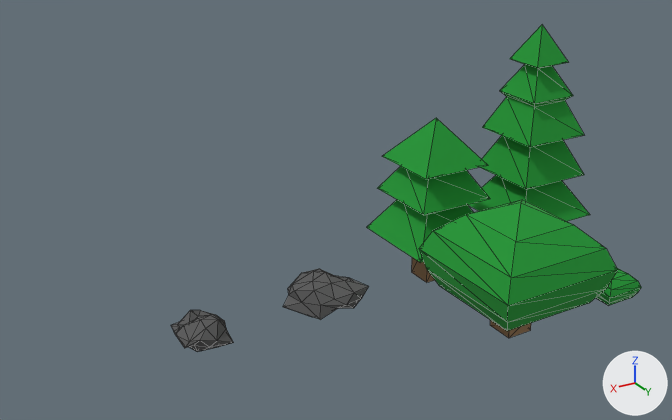
The glTF model models/terrain/terrain_objects.glb: old version first, new version second.
The view is the same before and after, from a 50 mm lens placed at (16.63, 21.78, 13.97), pointed at (4.45, 1.49, 3.83). Every picture has the same lights, and +X, +Y and +Z are marked at lower right. Mesh edges are drawn as thin lines. Vertices at the same position are counted once.

The scene before the commit, as lines of its bpy script (objects in view):
```python
ob_bush01 = bpy.data.objects.new('Bush01', me_cube_003)
ob_bush01.location = (0.0, 0.0, 0.0)
ob_rock01 = bpy.data.objects.new('Rock01', me_icosphere)
ob_rock01.location = (0.0, 0.0, 0.0)
ob_rock02 = bpy.data.objects.new('Rock02', me_icosphere_001)
ob_rock02.location = (0.0, 0.0, 0.0)
ob_tree01 = bpy.data.objects.new('Tree01', me_cube)
ob_tree01.location = (0.0, 0.0, 0.0)
ob_tree02 = bpy.data.objects.new('Tree02', me_cube_001)
ob_tree02.location = (0.0, 0.0, 0.0)
ob_tree03 = bpy.data.objects.new('Tree03', me_cube_002)
ob_tree03.location = (0.0, 0.0, 0.0)
```
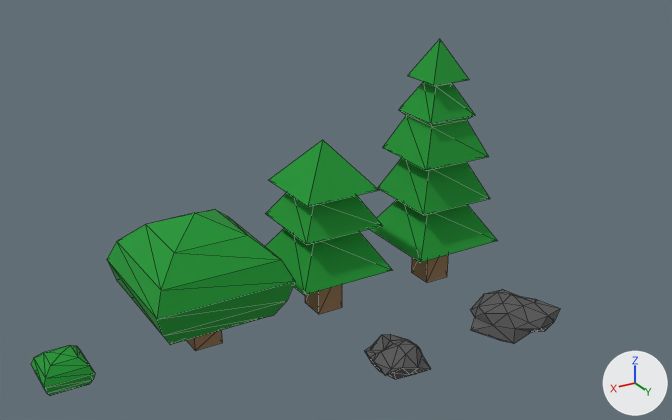
Scene script edits in JSON lines:
```json
{"block": "me_cube", "where": "me_cube.from_pydata(...)  # 45 vertices, 86 faces; spans x -5.5..-2.5, y -1.5..1.5, z 0.0..7.77"}
{"block": "me_cube", "where": "# used by ob_tree01; location = (0.0, 0.0, 0.0)"}
{"block": "me_cube", "change": "me_cube part 1: the whole mesh is moved by (4.0, 0.0, 0.0)"}
{"block": "me_icosphere", "where": "me_icosphere.from_pydata(...)  # 42 vertices, 80 faces; spans x 2.74..5.28, y -1.1..1.07, z -0.08..0.95"}
{"block": "me_icosphere", "where": "# used by ob_rock01; location = (0.0, 0.0, 0.0)"}
{"block": "me_icosphere", "change": "me_icosphere part 2: the whole mesh is moved by (-4.0, 0.0, 0.0)"}
{"block": "me_icosphere_001", "where": "me_icosphere_001.from_pydata(...)  # 42 vertices, 80 faces; spans x 7.24..8.85, y -0.88..0.81, z -0.05..0.76"}
{"block": "me_icosphere_001", "where": "# used by ob_rock02; location = (0.0, 0.0, 0.0)"}
{"block": "me_icosphere_001", "change": "me_icosphere_001 part 3: the whole mesh is moved by (-8.0, 0.0, 0.0)"}
{"block": "me_cube_002", "where": "me_cube_002.from_pydata(...)  # 29 vertices, 54 faces; spans x -1.97..1.97, y 2.03..5.97, z 0.0..3.98"}
{"block": "me_cube_002", "where": "# used by ob_tree03; location = (0.0, 0.0, 0.0)"}
{"block": "me_cube_002", "change": "me_cube_002 part 4: the whole mesh is moved by (0.0, -4.0, 0.0)"}
{"block": "me_cube_003", "where": "me_cube_003.from_pydata(...)  # 21 vertices, 38 faces; spans x -4.669..-3.331, y 3.331..4.669, z -0.001..0.825"}
{"block": "me_cube_003", "where": "# used by ob_bush01; location = (0.0, 0.0, 0.0)"}
{"block": "me_cube_003", "change": "me_cube_003 part 5: the whole mesh is moved by (4.0, -4.0, 0.001)"}
{"op": "set", "path": "ob_tree02.location", "old": "(0.0, 0.0, 0.0)", "new": "(4.0, 0.0, 0.0)"}
{"op": "set", "path": "ob_rock01.location", "old": "(0.0, 0.0, 0.0)", "new": "(0.0, 4.0, 0.0)"}
{"op": "set", "path": "ob_rock02.location", "old": "(0.0, 0.0, 0.0)", "new": "(4.0, 4.0, 0.0)"}
{"op": "set", "path": "ob_tree03.location", "old": "(0.0, 0.0, 0.0)", "new": "(8.0, 0.0, 0.0)"}
{"op": "set", "path": "ob_bush01.location", "old": "(0.0, 0.0, 0.0)", "new": "(12.0, 0.0, 0.0)"}
```

Pixel boxes [x1, y1, x2, y2] of what changed, in the pictures (672 x 420 px):
```json
{"object": "Tree03", "change": "moved", "before": [419, 200, 618, 338], "after": [107, 209, 295, 351]}
{"object": "Tree01", "change": "mesh moved", "before": [467, 25, 590, 221], "after": [370, 39, 498, 283]}
{"object": "Tree02", "change": "moved", "before": [367, 118, 490, 283], "after": [265, 140, 392, 314]}
{"object": "Rock01", "change": "moved", "before": [283, 269, 369, 319], "after": [471, 289, 560, 344]}
{"object": "Rock02", "change": "moved", "before": [171, 310, 234, 352], "after": [365, 334, 431, 379]}
{"object": "Bush01", "change": "moved", "before": [596, 268, 641, 305], "after": [31, 345, 95, 396]}
```
